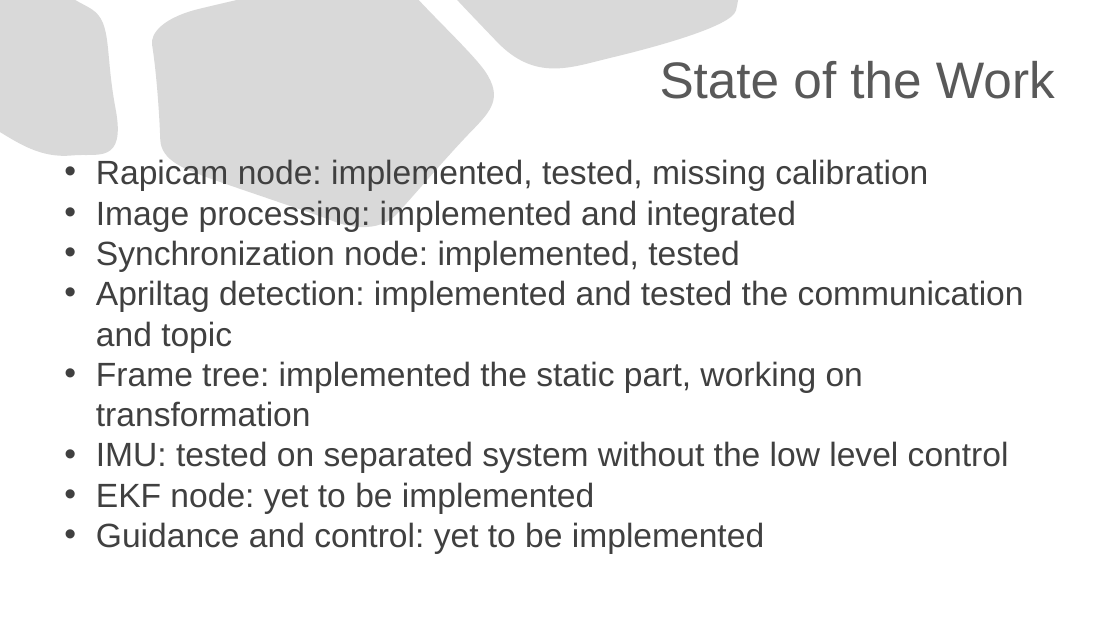
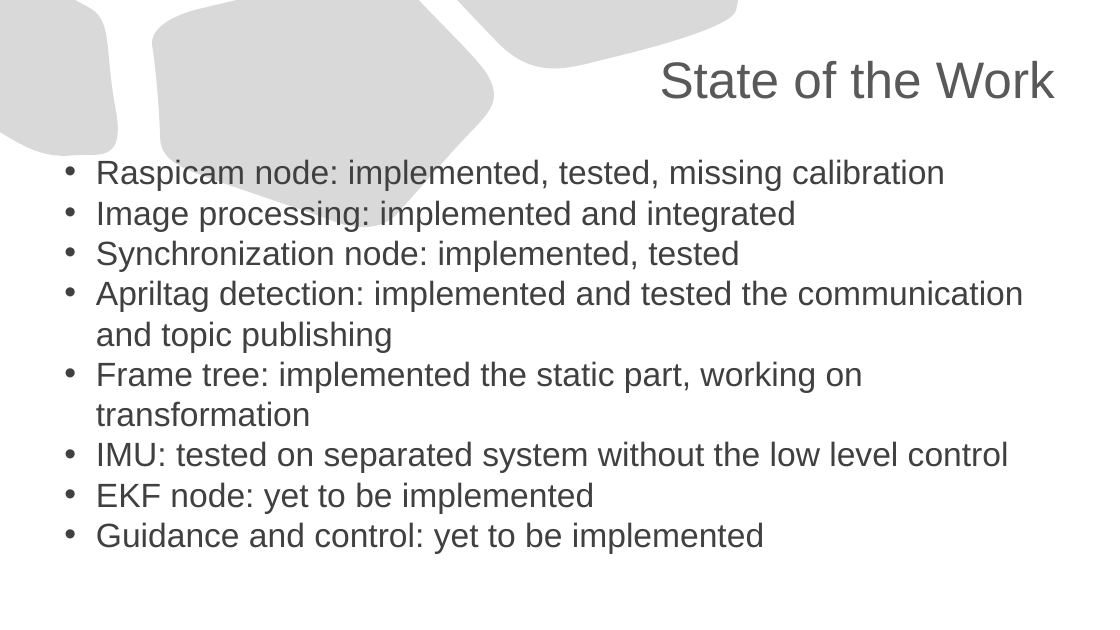
Before and after one commit to mirovix/Ermes, a slide deck: slide 17 of docs/20220218_riunione_prof_Branz.pptx. Drawn at 1120x630 pixels with LibreOffice and Linux fonts; fonts in the diff are those of the drawing. Boxes give left, top, right and bottom in pixels: in the first picture for what was removed or moved away, otherwise in the second. Text is boxed around its words. In the diff, an @@ line names an element or a change of style, - is before the commit and + after.

Commit message:
updated presentation

```diff
--- a/docs/20220218_riunione_prof_Branz.pptx
+++ b/docs/20220218_riunione_prof_Branz.pptx
@@ text at <box>96,159,945,190</box>: text changed @@
-• Rapicam node: implemented, tested, missing calibration
+• Raspicam node: implemented, tested, missing calibration
@@ text at <box>96,280,1024,352</box>: text changed @@
-• Apriltag detection: implemented and tested the communication and topic
+• Apriltag detection: implemented and tested the communication and topic publishing
```
Also in this commit, not shown: 1 other slide changed, 1 slide added, 1 slide removed.
